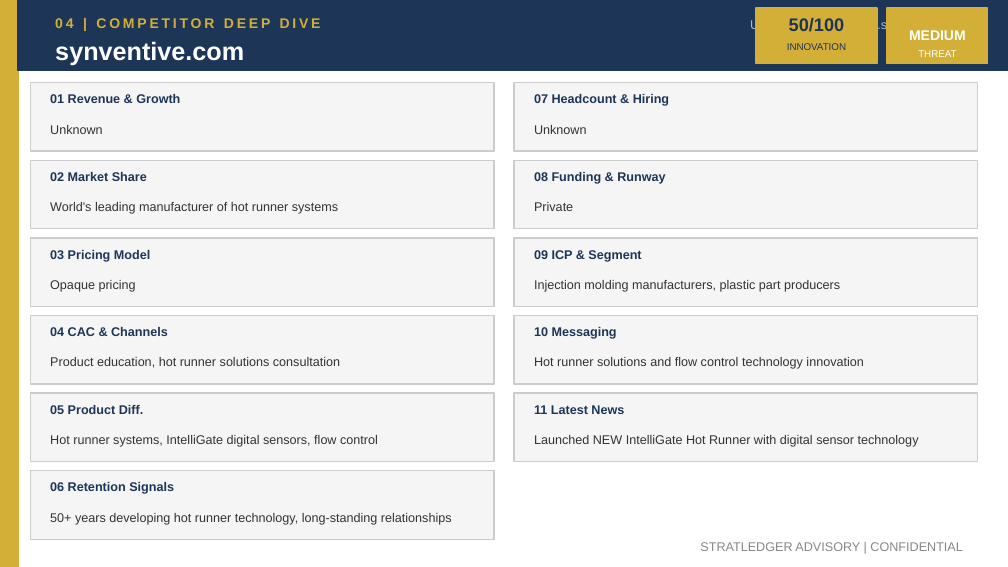
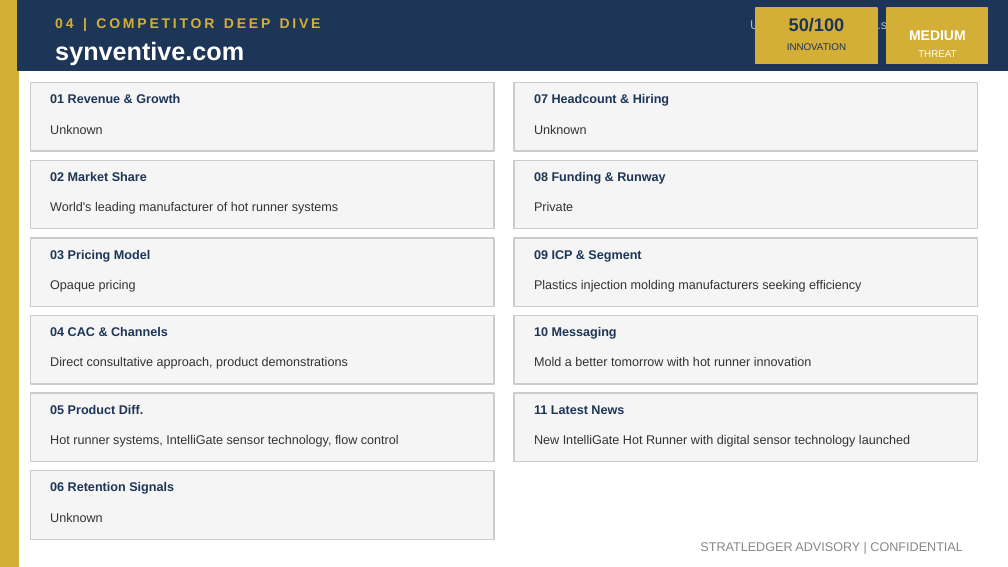
Before and after one commit to apexmakeshop-dot/droplet-commands, a slide deck: slide 8 of mesh_bioplastics_CI_Report.pptx. Drawn at 1008x567 pixels with LibreOffice and Linux fonts; fonts in the diff are those of the drawing. Boxes give left, top, right and bottom in pixels: in the first picture for what was removed or moved away, otherwise in the second. Text is boxed around its words. In the diff, an @@ line names an element or a change of style, - is before the commit and + after.

```diff
--- a/mesh_bioplastics_CI_Report.pptx
+++ b/mesh_bioplastics_CI_Report.pptx
@@ text at [534, 280, 861, 292]: text changed @@
-Injection molding manufacturers, plastic part producers
+Plastics injection molding manufacturers seeking efficiency
@@ text at [50, 357, 348, 369]: text changed @@
-Product education, hot runner solutions consultation
+Direct consultative approach, product demonstrations
@@ text at [534, 357, 811, 366]: text changed @@
-Hot runner solutions and flow control technology innovation
+Mold a better tomorrow with hot runner innovation
@@ text at [50, 435, 399, 447]: text changed @@
-Hot runner systems, IntelliGate digital sensors, flow control
+Hot runner systems, IntelliGate sensor technology, flow control
@@ text at [534, 435, 910, 447]: text changed @@
-Launched NEW IntelliGate Hot Runner with digital sensor technology
+New IntelliGate Hot Runner with digital sensor technology launched
@@ text at [50, 513, 103, 522]: text changed @@
-50+ years developing hot runner technology, long-standing relationships
+Unknown
```
Also in this commit, not shown: 4 other slides changed.
